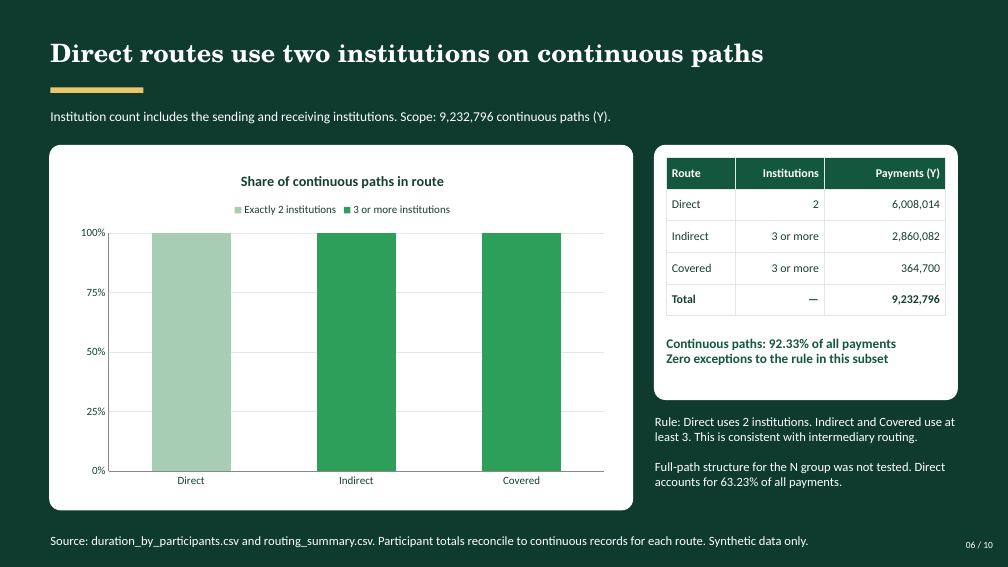
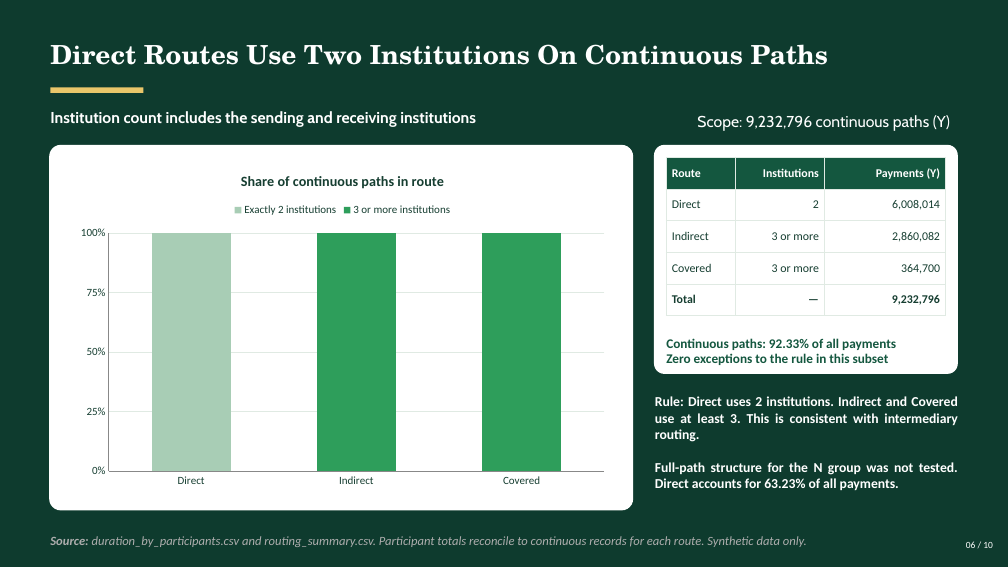
Before and after one commit to w313nnn/UMDAC-Datathon-2026, a slide deck: slide 6 of UMDAC_Combined_Findings.pptx. Drawn at 1008x567 pixels with LibreOffice and Linux fonts; fonts in the diff are those of the drawing. Boxes give left, top, right and bottom in pixels: in the first picture for what was removed or moved away, otherwise in the second. Text is boxed around its words. In the diff, an @@ line names an element or a change of style, - is before the commit and + after.

```diff
--- a/UMDAC_Combined_Findings.pptx
+++ b/UMDAC_Combined_Findings.pptx
@@ text at <box>50,44,829,65</box>: text changed; size 24 to 25 pt @@
-Direct routes use two institutions on continuous paths
+Direct Routes Use Two Institutions On Continuous Paths
@@ text at <box>50,111,476,127</box>: text changed; size 12.8 to 15 pt; font Calibri to Cabin; bold on @@
-Institution count includes the sending and receiving institutions. Scope: 9,232,796 continuous paths (Y).
+Institution count includes the sending and receiving institutions
@@ text added at <box>697,115,950,131</box>, 15 pt, text #FFFFFF @@
+Scope: 9,232,796 continuous paths (Y)
@@ rounded rectangle: place and size @@
-rounded rectangle at <box>654,145,958,401</box>
+rounded rectangle at <box>654,145,958,374</box>
@@ text "Rule: Direct uses 2 institutions. ...": place and size @@
-text "Rule: Direct uses 2 institutions. ..." at <box>655,417,955,488</box>
+text "Rule: Direct uses 2 institutions. ..." at <box>655,396,958,490</box>
@@ text "Rule: Direct uses 2 institutions. ..." at <box>655,396,958,490</box>: size 12 to 13 pt, bold on; alignment left to justified @@
@@ text "Source: duration_by_participants.csv and routing_summary.csv ..." at <box>50,536,807,547</box>: text colour #FFFFFF to #AEAEAE, italic on; bold on in "Source:" @@
```
Also in this commit, not shown: 9 other slides changed.
